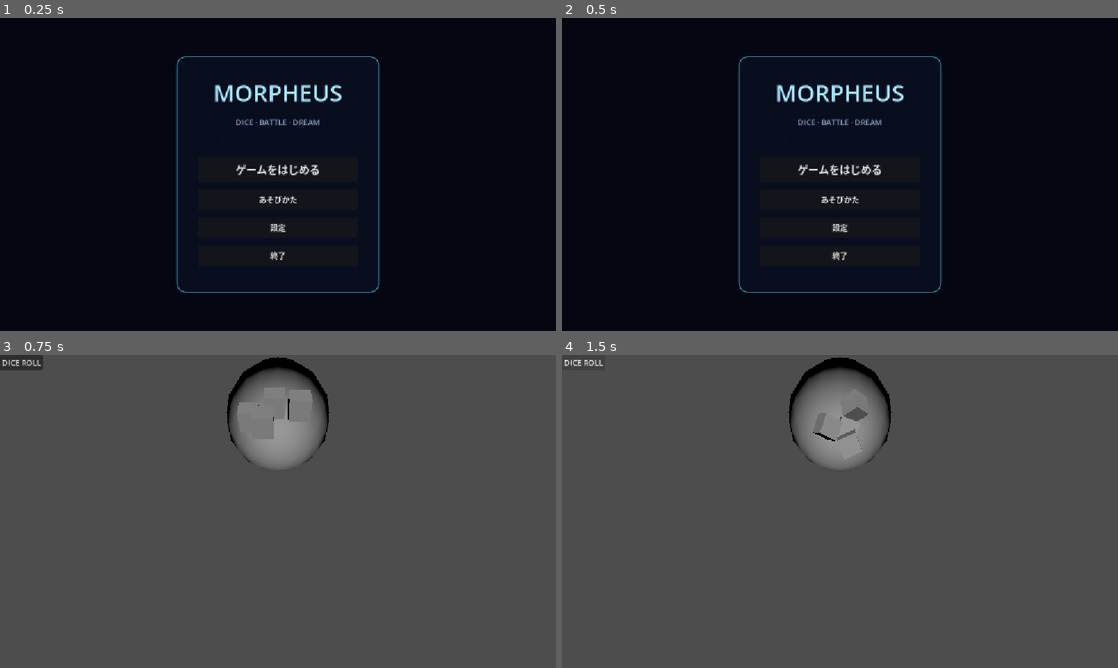
Above: before the commit, frames 1-4 (two rows, left to right).
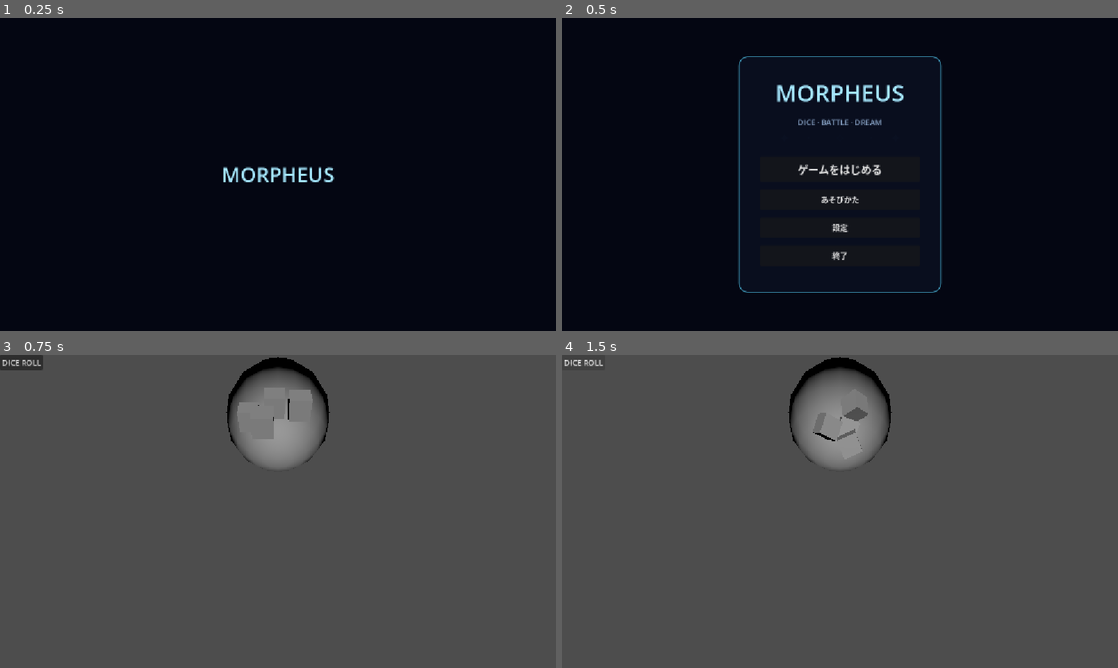
Above: after the commit, the same moments.

Repository: mazboxry/morpheus-
Game: Godot game, scene res://scenes/root.tscn
Same seed, same stepped clock (60 frames per second), same inputs: the game is played once before the commit and once after it.
Inputs:
- Up to frame 1 (0.25 s): no input
- Up to frame 2 (0.5 s): no input
- Up to frame 3 (0.75 s): click "ゲームをはじめる" at 0.5 s
- Up to frame 4 (1.5 s): click "DICE ROLL" at 1.25 s

The runs differ from the first frame. In frame 1, 2.5% of the frame differs, in the area x 31-69%, y 12-88%; in frame 2, nothing differs; in frame 3, nothing differs; in frame 4, nothing differs.
Error in both runs: Invalid assignment of property or key 'dice_ball' with value of type 'Node3D (dice_ball.gd)' on a base object of type 'Node (game.gd)'. (res://scenes/dice/dice…

Commit message:
feat: establish root modal flow

Diff:
--- a/autoload/game.gd
+++ b/autoload/game.gd
@@ -20,11 +20,11 @@
 }
 
 const ROOT_MODAL_SCENES := {
-	State.BOOT: "res://scenes/ui/title_modal.tscn",
+	State.BOOT: "res://scenes/ui/boot_modal.tscn",
 	State.TITLE: "res://scenes/ui/title_modal.tscn",
 	State.CONFIG: "res://scenes/ui/config_modal.tscn",
 	State.TUTORIAL: "res://scenes/ui/tutorial_modal.tscn",
-	State.MAIN_GAME: "res://scenes/main.tscn",
+	State.MAIN_GAME: "res://scenes/main_game.tscn",
 	State.STAGE_CLEAR: "res://scenes/ui/stage_clear_modal.tscn",
 	State.GAME_OVER: "res://scenes/ui/game_over_modal.tscn",
 	State.GAME_CLEAR: "res://scenes/ui/game_clear_modal.tscn",
--- /dev/null
+++ b/scenes/main_game.tscn
@@ -0,0 +1,5 @@
+[gd_scene load_steps=2 format=3]
+
+[ext_resource type="PackedScene" path="res://scenes/main.tscn" id="1_main"]
+
+[node name="MainGame" instance=ExtResource("1_main")]
--- a/scenes/root.gd
+++ b/scenes/root.gd
@@ -1,37 +1,76 @@
 extends Node
-## Owns root-level scene replacement for the global Game flow.
+## Owns the root-modal stack for the global Game flow.
+##
+## The bottom entry is always the scene requested by Game. Detail dialogs can
+## be pushed above it without inventing another value in Game.State.
 
 @onready var modal_host: Node = $ModalHost
 
-var _active_modal: Node
+var _modal_stack: Array[Dictionary] = []
 
 
 func _ready() -> void:
 	Game.root_modal_requested.connect(_show_root_modal)
-	# Game enters BOOT before this scene has connected to its signal.
-	# Advance on the next frame so the first visible screen is always the title.
-	if Game.state == Game.State.BOOT:
-		call_deferred("_open_title_after_boot")
-	else:
-		_show_root_modal(Game.state, {})
+	# Game enters BOOT before this scene has connected to its signal, so render
+	# the current state once the host is available.
+	_show_root_modal(Game.state, {})
 
 
-func _open_title_after_boot() -> void:
-	Game.open_title()
-
-
-func _show_root_modal(state: Game.State, _payload: Dictionary) -> void:
+func _show_root_modal(state: Game.State, payload: Dictionary) -> void:
 	var scene_path: String = Game.ROOT_MODAL_SCENES.get(state, "")
 	if scene_path.is_empty():
 		push_error("No root scene is registered for state %s." % state)
 		return
 
+	_clear_modal_stack()
+	push_modal(scene_path, payload)
+
+
+## Adds a local detail modal. Each entry is keyed by instance ID rather than
+## scene path, allowing the same PackedScene to be pushed recursively.
+func push_modal(scene_path: String, payload: Dictionary = {}, pauses_tree := false) -> Node:
 	var packed_scene := load(scene_path) as PackedScene
 	if packed_scene == null:
-		push_error("Unable to load root scene: %s" % scene_path)
+		push_error("Unable to load modal scene: %s" % scene_path)
+		return null
+
+	var modal := packed_scene.instantiate()
+	modal_host.add_child(modal)
+	_modal_stack.append({
+		"instance_id": modal.get_instance_id(),
+		"scene_path": scene_path,
+		"payload": payload.duplicate(true),
+		"pauses_tree": pauses_tree,
+	})
+	_update_pause_policy()
+	return modal
+
+
+func pop_modal() -> void:
+	if _modal_stack.is_empty():
 		return
 
-	if is_instance_valid(_active_modal):
-		_active_modal.queue_free()
-	_active_modal = packed_scene.instantiate()
-	modal_host.add_child(_active_modal)
+	var entry: Dictionary = _modal_stack.pop_back()
+	var instance_id: int = entry["instance_id"]
+	var modal := instance_from_id(instance_id)
+	if is_instance_valid(modal):
+		modal.queue_free()
+	_update_pause_policy()
+
+
+func _clear_modal_stack() -> void:
+	while not _modal_stack.is_empty():
+		var entry: Dictionary = _modal_stack.pop_back()
+		var modal := instance_from_id(entry["instance_id"])
+		if is_instance_valid(modal):
+			modal.queue_free()
+	get_tree().paused = false
+
+
+func _update_pause_policy() -> void:
+	var should_pause := false
+	for entry in _modal_stack:
+		if entry["pauses_tree"]:
+			should_pause = true
+			break
+	get_tree().paused = should_pause
--- /dev/null
+++ b/scenes/ui/boot_modal.gd
@@ -0,0 +1,11 @@
+extends Control
+## Brief boot screen. It deliberately owns no global state beyond requesting
+## the next root screen through Game.
+
+@export var display_duration := 0.35
+
+
+func _ready() -> void:
+	await get_tree().create_timer(display_duration).timeout
+	if Game.state == Game.State.BOOT:
+		Game.open_title()
--- /dev/null
+++ b/scenes/ui/boot_modal.tscn
@@ -0,0 +1,36 @@
+[gd_scene load_steps=2 format=3]
+
+[ext_resource type="Script" path="res://scenes/ui/boot_modal.gd" id="1_boot"]
+
+[node name="BootModal" type="Control"]
+layout_mode = 3
+anchors_preset = 15
+anchor_right = 1.0
+anchor_bottom = 1.0
+grow_horizontal = 2
+grow_vertical = 2
+script = ExtResource("1_boot")
+
+[node name="Background" type="ColorRect" parent="."]
+layout_mode = 1
+anchors_preset = 15
+anchor_right = 1.0
+anchor_bottom = 1.0
+grow_horizontal = 2
+grow_vertical = 2
+color = Color(0.015, 0.025, 0.07, 1)
+mouse_filter = 2
+
+[node name="Brand" type="Label" parent="."]
+layout_mode = 1
+anchors_preset = 15
+anchor_right = 1.0
+anchor_bottom = 1.0
+grow_horizontal = 2
+grow_vertical = 2
+theme_override_colors/font_color = Color(0.65, 0.91, 1, 1)
+theme_override_font_sizes/font_size = 42
+text = "MORPHEUS"
+horizontal_alignment = 1
+vertical_alignment = 1
+mouse_filter = 2
